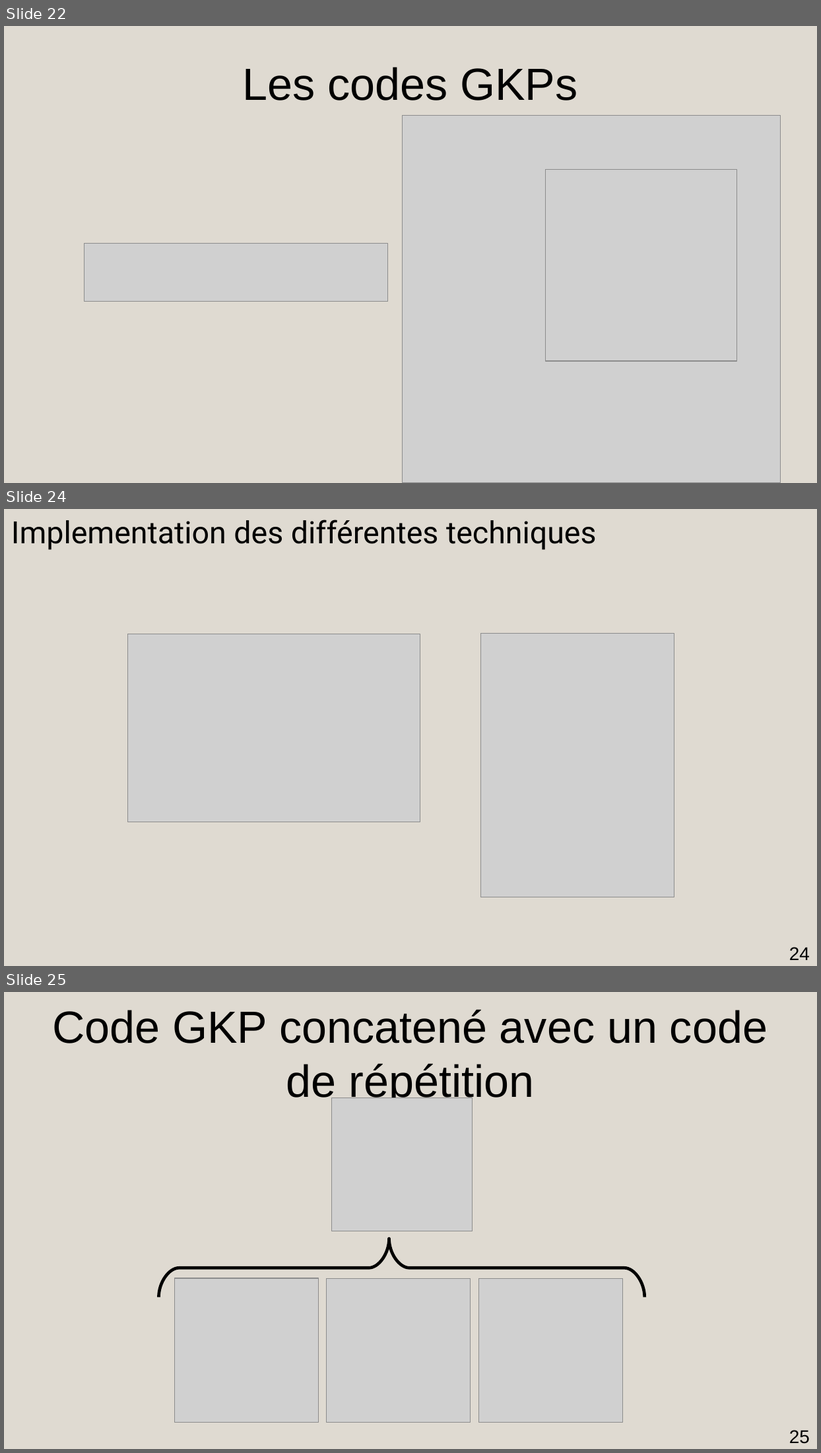
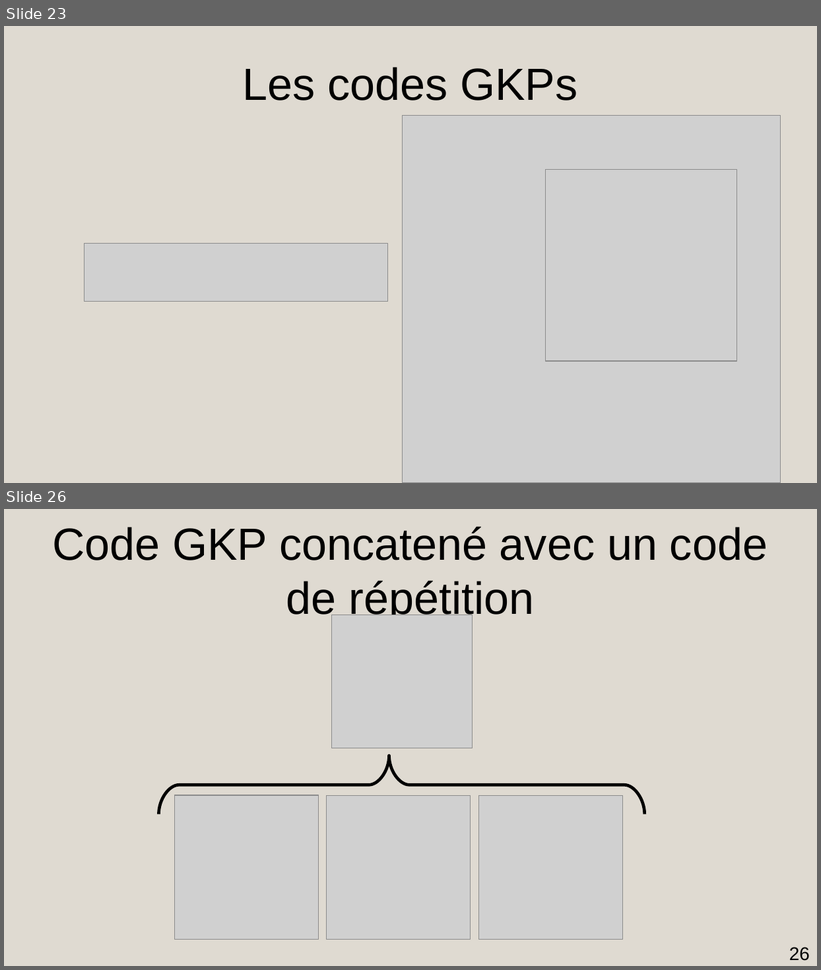
Before and after one commit to AmdaU/presentations, a slide deck: Seminaire/Seminaire.odp. Shown one above the other, each under a label of ours: slides 22, 24 and 25 before the commit, slides 23 and 26 after it; the slides between them are not shown. The pictures are 821x1453 and 821x970 pixels, drawn with LibreOffice and Linux fonts; fonts in the diff are those of the drawing; grey boxes stand for pictures. Boxes give left, top, right and bottom in pixels: in the first picture for what was removed or moved away, otherwise in the second. Text is boxed around its words. In the diff, an @@ line names an element or a change of style, - is before the commit and + after.

```diff
--- a/Seminaire/Seminaire.odp
+++ b/Seminaire/Seminaire.odp
@@ slide 24 removed at <box>4,509,817,966</box>, background #DFDAD1 @@
@@ text removed at <box>11,520,597,550</box> @@
-Implementation des différentes techniques
@@ picture removed at <box>128,634,420,822</box> @@
@@ picture removed at <box>481,634,675,898</box> @@
@@ page number removed at <box>789,947,810,960</box> @@
-24
@@ what was slide 22 is now slide 23 @@
@@ what was slide 25 is now slide 26 @@
@@ page number at <box>789,947,810,961</box>: text changed @@
-25
+26
```
Also in this commit, not shown: 4 slides changed, 6 slides added, 4 other slides removed, 50 other files.
